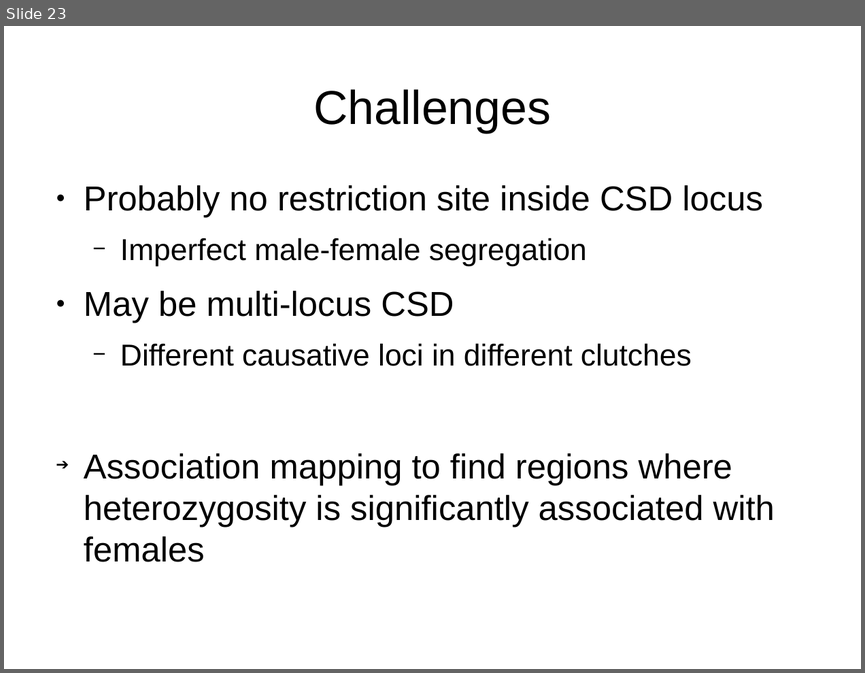
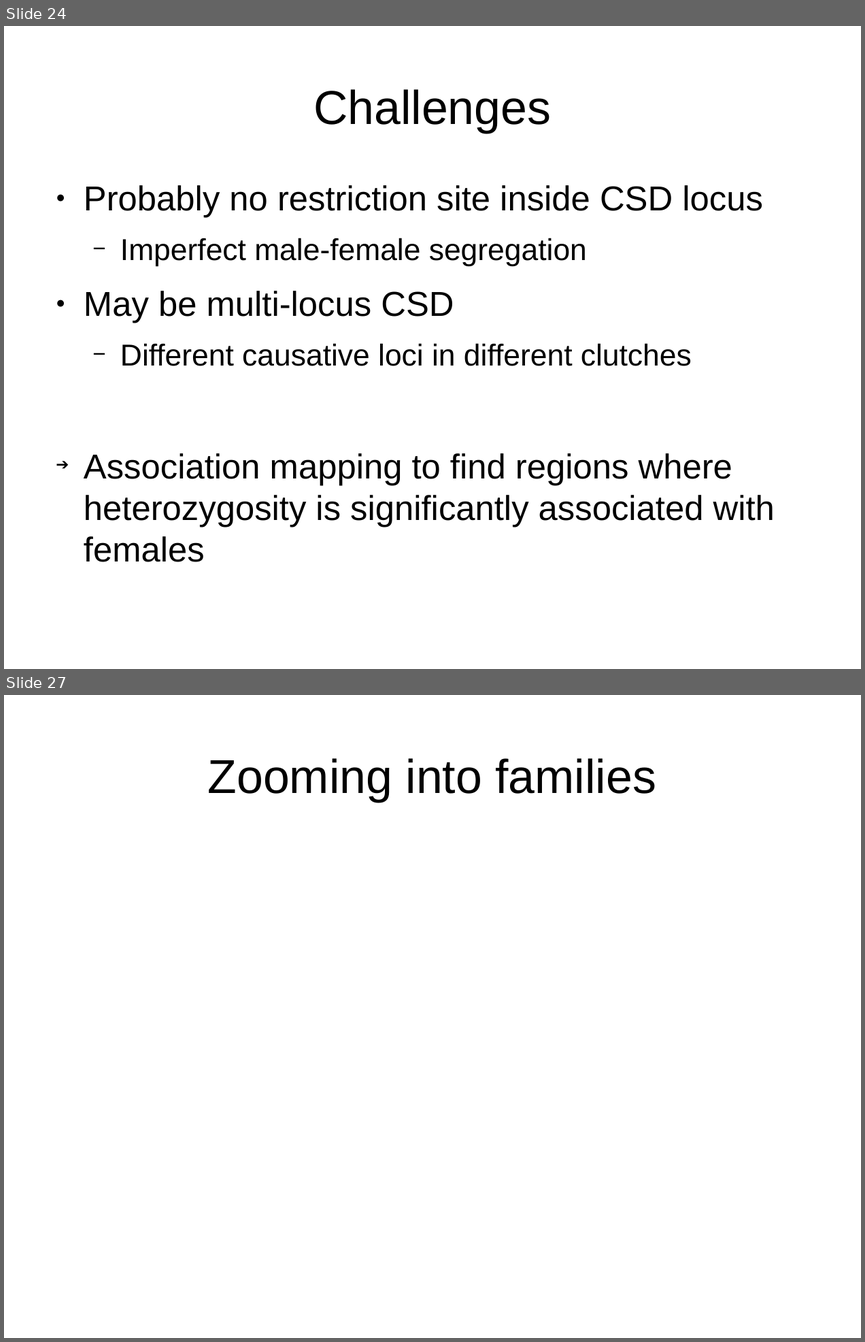
Before and after one commit to cmdoret/master_archive, a slide deck: reports/presentations/lab_meeting_20170712/lab_meeting_20170712.odp. Shown one above the other, each under a label of ours: slide 23 before the commit, slides 24 and 27 after it; the slides between them are not shown. The pictures are 865x673 and 865x1342 pixels, drawn with LibreOffice and Linux fonts; fonts in the diff are those of the drawing. Boxes give left, top, right and bottom in pixels: in the first picture for what was removed or moved away, otherwise in the second. Text is boxed around its words. In the diff, an @@ line names an element or a change of style, - is before the commit and + after.

```diff
--- a/reports/presentations/lab_meeting_20170712/lab_meeting_20170712.odp
+++ b/reports/presentations/lab_meeting_20170712/lab_meeting_20170712.odp
@@ slide 27 added at <box>4,695,861,1338</box>, background #FFFFFF @@
@@ title added at <box>208,758,656,802</box>, 44 pt, text #000000 @@
+Zooming into families
@@ what was slide 23 is now slide 24 @@
```
Also in this commit, not shown: 6 slides changed, 7 other slides added, 21 other files.
